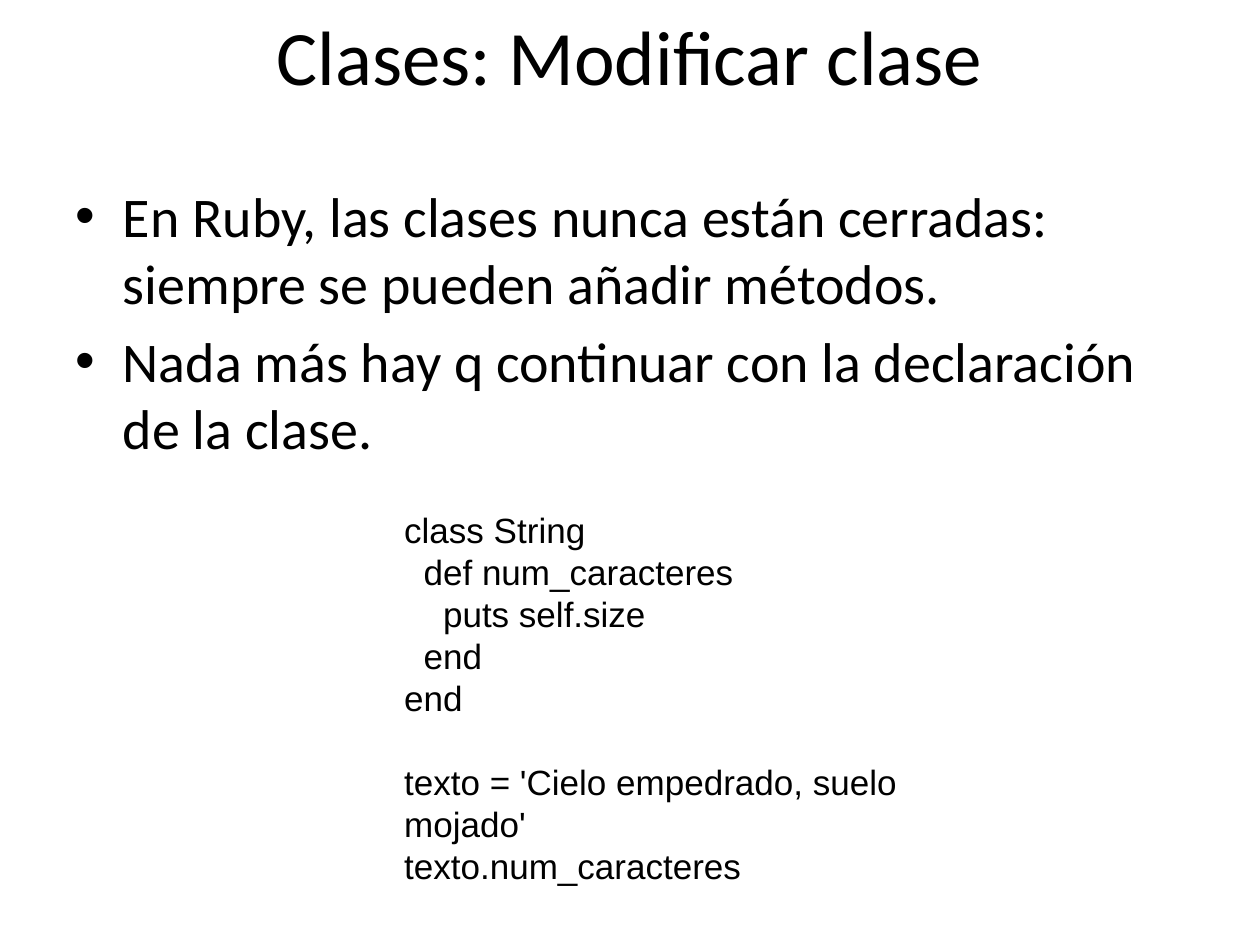
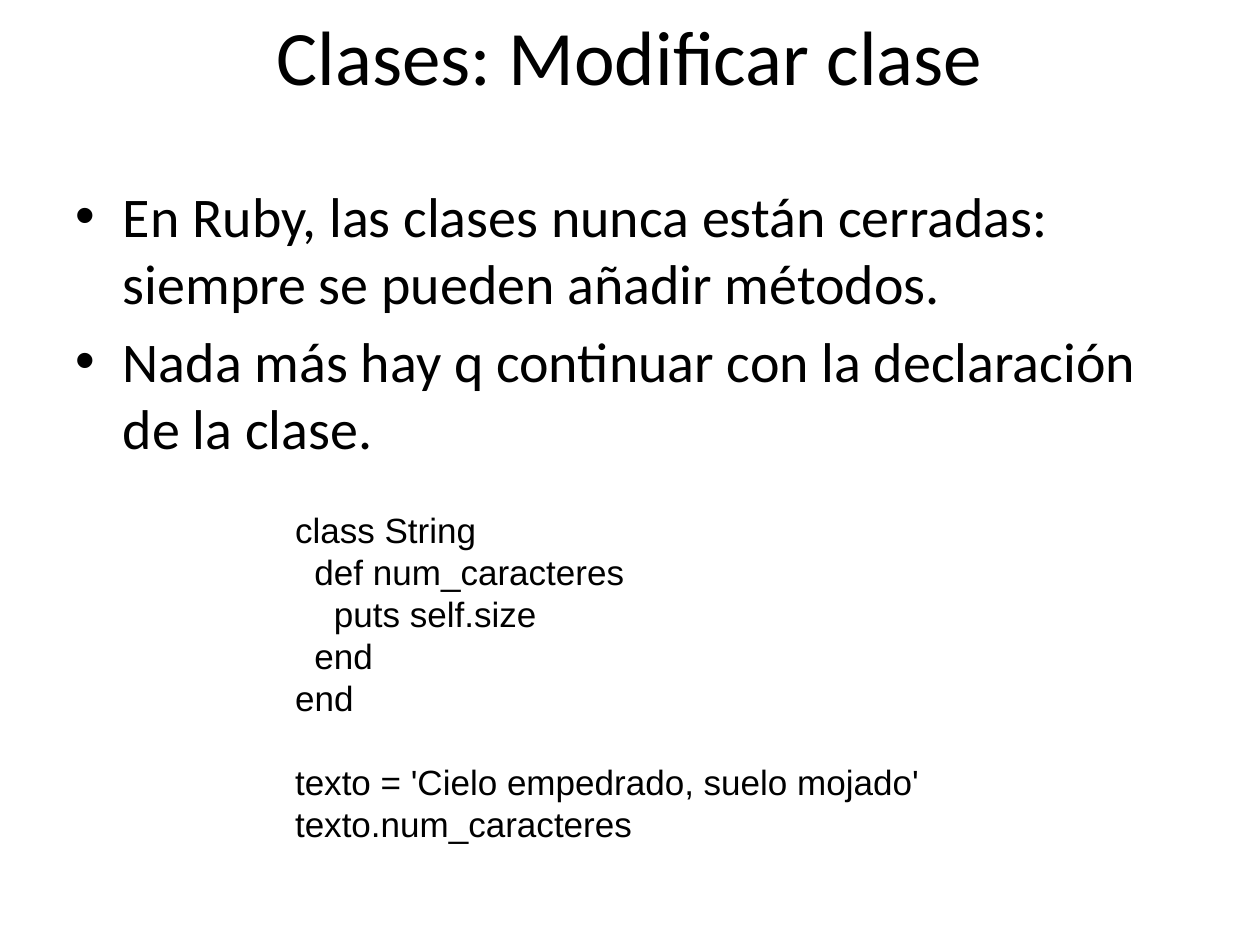
Before and after one commit to rarodriguez/curso_rails, a slide deck: slide 18 of presentaciones/Clase 2-Introduccion a Ruby.pptx (slide 14 before the commit). Drawn at 1260x945 pixels with LibreOffice and Linux fonts; fonts in the diff are those of the drawing; background and template pictures are left out. Boxes give left, top, right and bottom in pixels: in the first picture for what was removed or moved away, otherwise in the second. Text is boxed around its words. In the diff, an @@ line names an element or a change of style, - is before the commit and + after.

Commit message:
Agregando la presentacion final de la clase 2, asi como un boceto de lo que se va a hacer en la clase 3

```diff
--- a/presentaciones/Clase 2-Introduccion a Ruby.pptx
+++ b/presentaciones/Clase 2-Introduccion a Ruby.pptx
@@ text "class String" rewrapped from <box>404,517,897,886</box> to <box>295,517,919,844</box> @@
```
Also in this commit, not shown: 5 other slides changed, 8 slides added, 1 slide removed, 2 other files.
